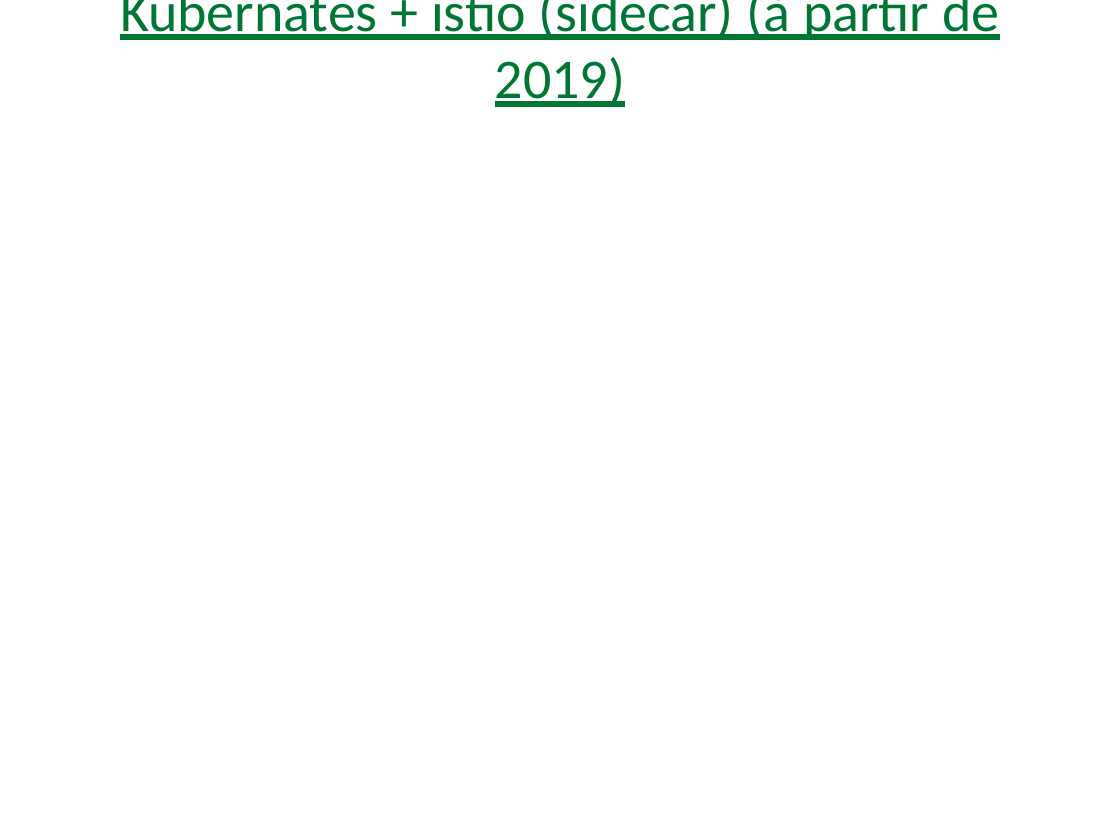
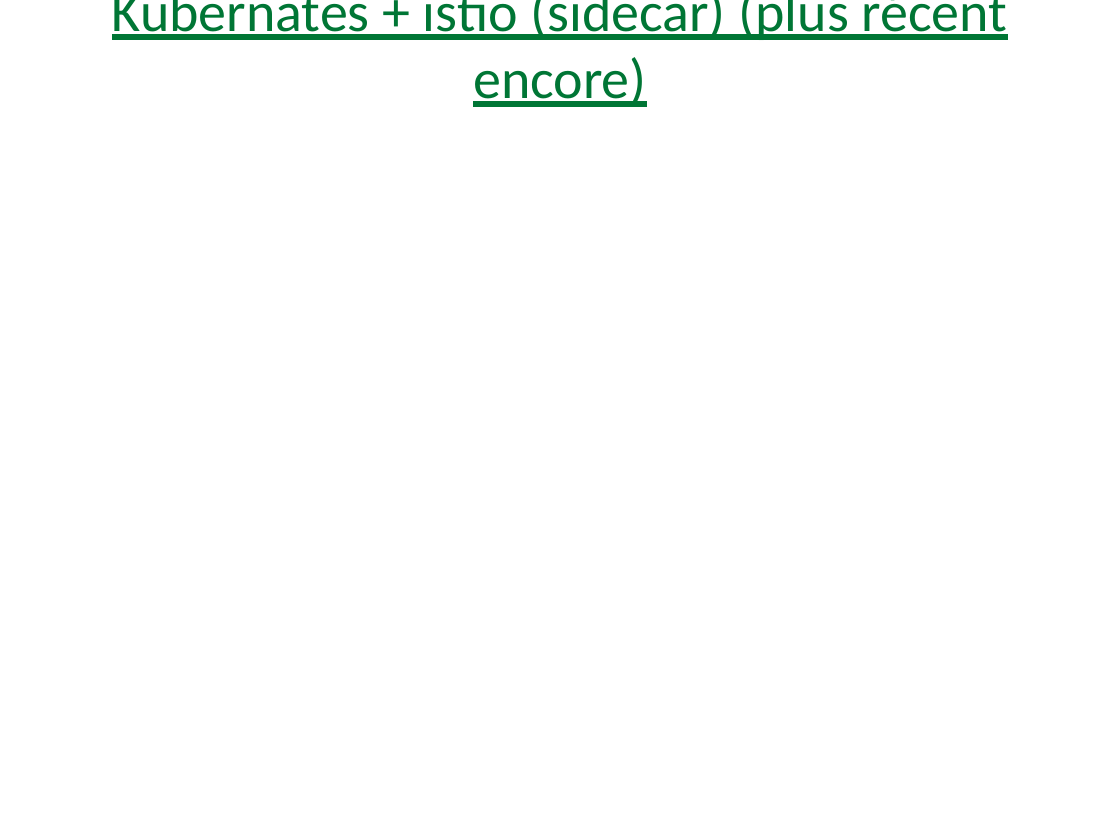
Before and after one commit to didier-tp/afc2021, a slide deck: slide 12 of docs/infrastructures_cloud_et_microservices.pptx (slide 11 before the commit). Drawn at 1120x840 pixels with LibreOffice and Linux fonts; fonts in the diff are those of the drawing. Boxes give left, top, right and bottom in pixels: in the first picture for what was removed or moved away, otherwise in the second. Text is boxed around its words. In the diff, an @@ line names an element or a change of style, - is before the commit and + after.

```diff
--- a/docs/infrastructures_cloud_et_microservices.pptx
+++ b/docs/infrastructures_cloud_et_microservices.pptx
@@ text at box(112, 0, 1008, 107): text changed @@
-Kubernates + istio (sidecar) (à partir de 2019)
+Kubernates + istio (sidecar) (plus récent encore)
```
Also in this commit, not shown: 4 other slides changed, 4 slides added, 3 slides removed, 6 other files.
